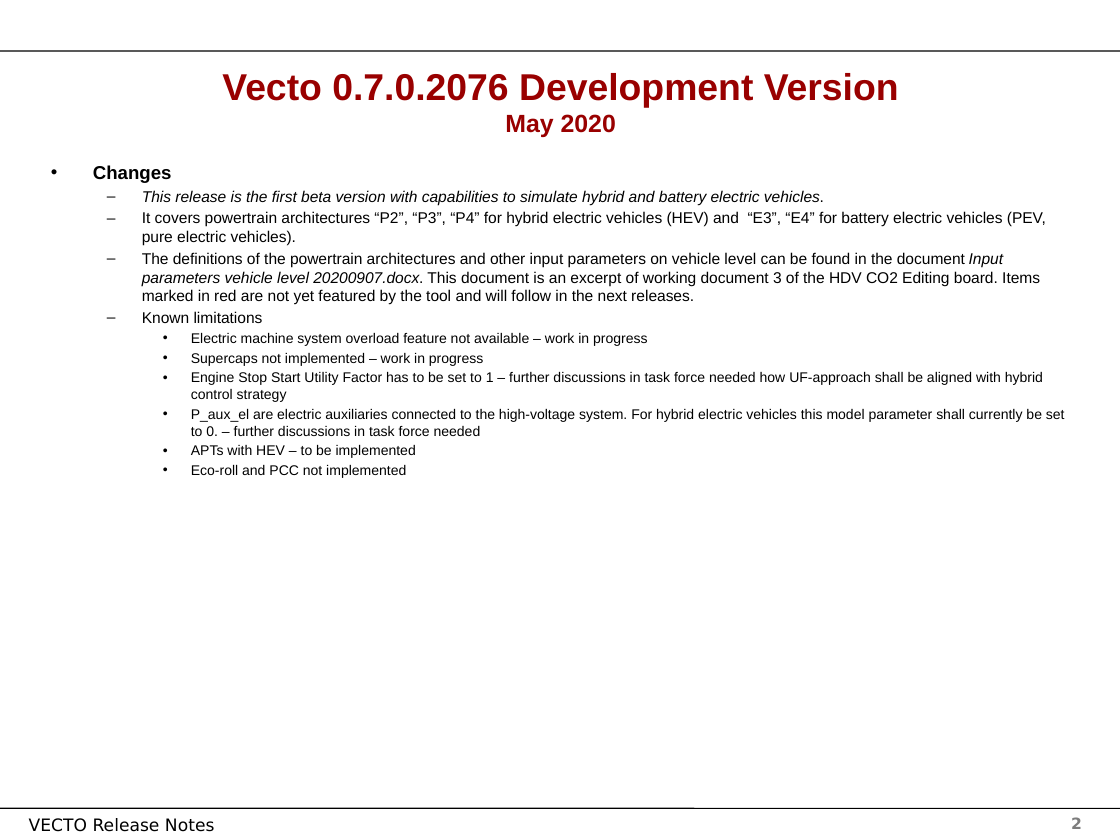
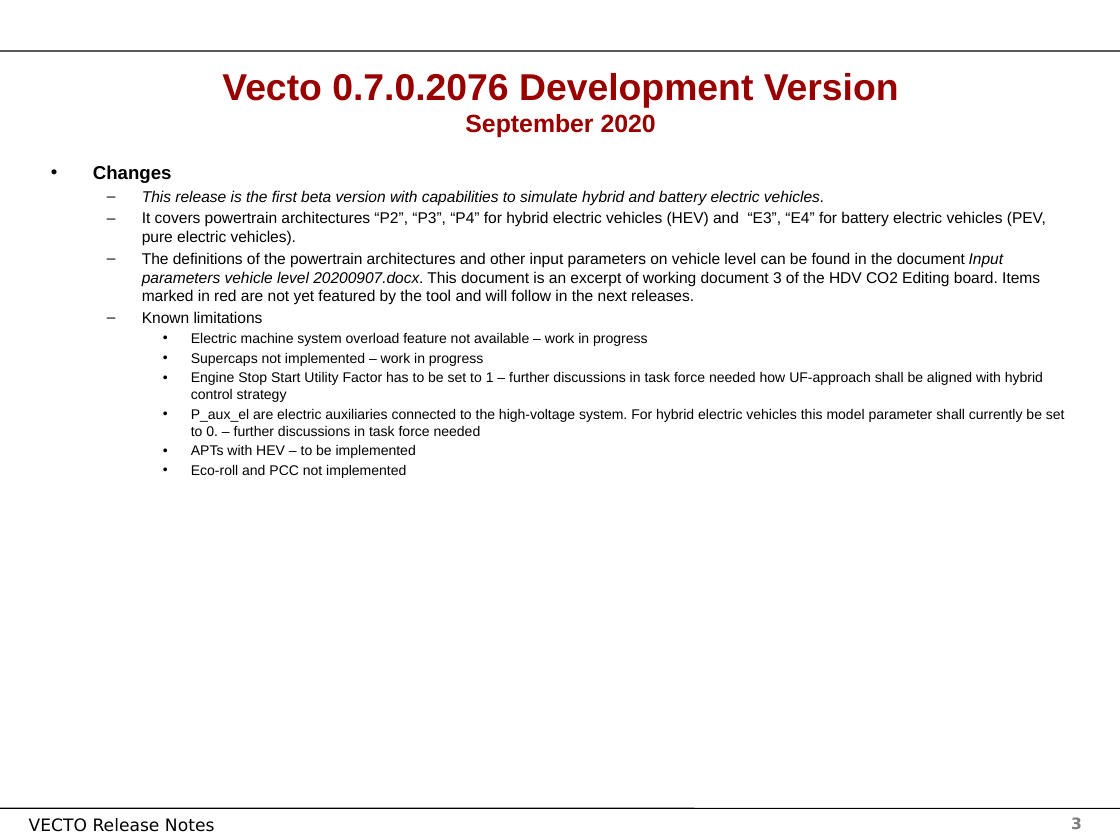
Before and after one commit to tanawadeatharva/BharatVECTO, a slide deck: slide 3 of Documentation/User Manual Source/Release Notes Vecto3.x.pptx (slide 2 before the commit). Drawn at 1120x840 pixels with LibreOffice and Linux fonts; fonts in the diff are those of the drawing; background and template pictures are left out. Boxes give left, top, right and bottom in pixels: in the first picture for what was removed or moved away, otherwise in the second. Text is boxed around its words. In the diff, an @@ line names an element or a change of style, - is before the commit and + after.

```diff
--- a/Documentation/User Manual Source/Release Notes Vecto3.x.pptx
+++ b/Documentation/User Manual Source/Release Notes Vecto3.x.pptx
@@ title at (x1=222, y1=73, x2=899, y2=137): text changed @@
-Vecto 0.7.0.2076 Development Version
-May 2020
+Vecto 0.7.0.2076 Development Version
+September 2020
@@ page number at (x1=1071, y1=817, x2=1082, y2=829): text changed @@
-2
+3
```
Also in this commit, not shown: 1 other slide changed, 1 slide added, 3 other files.
